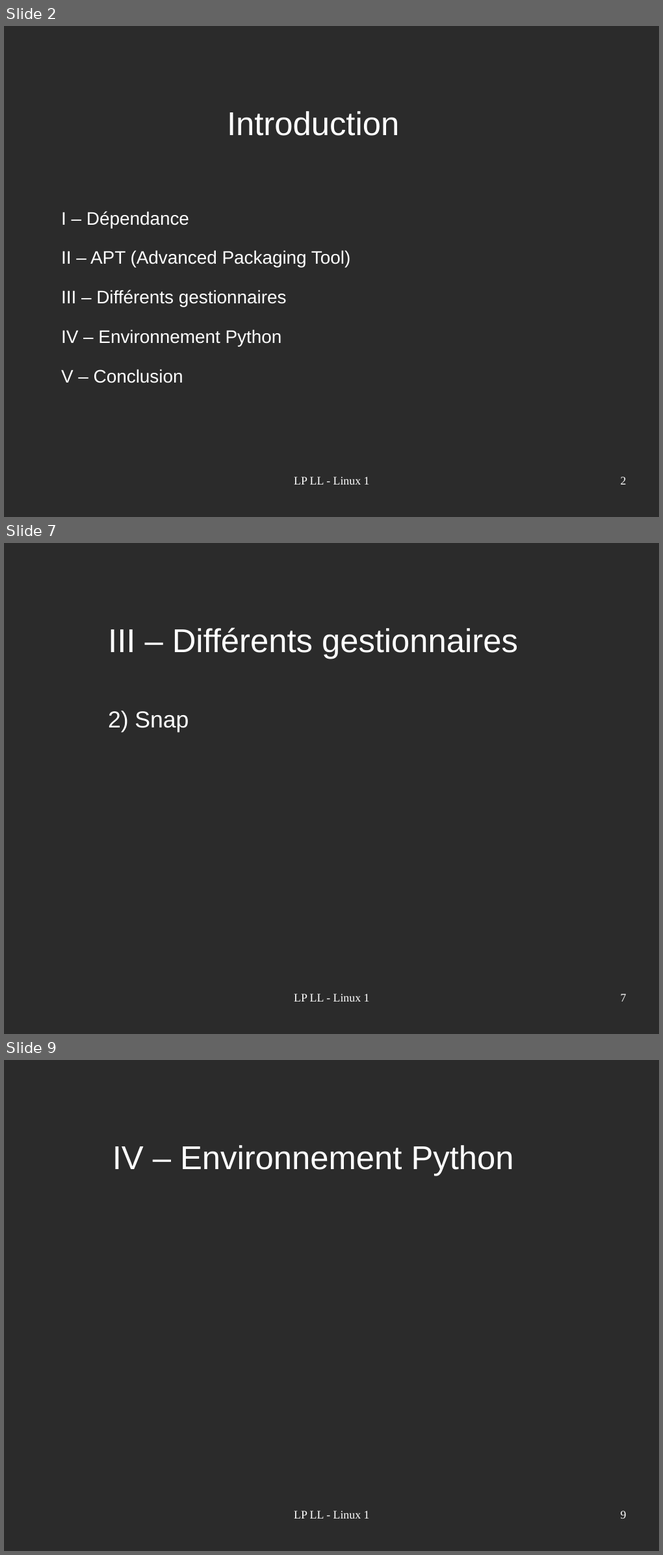
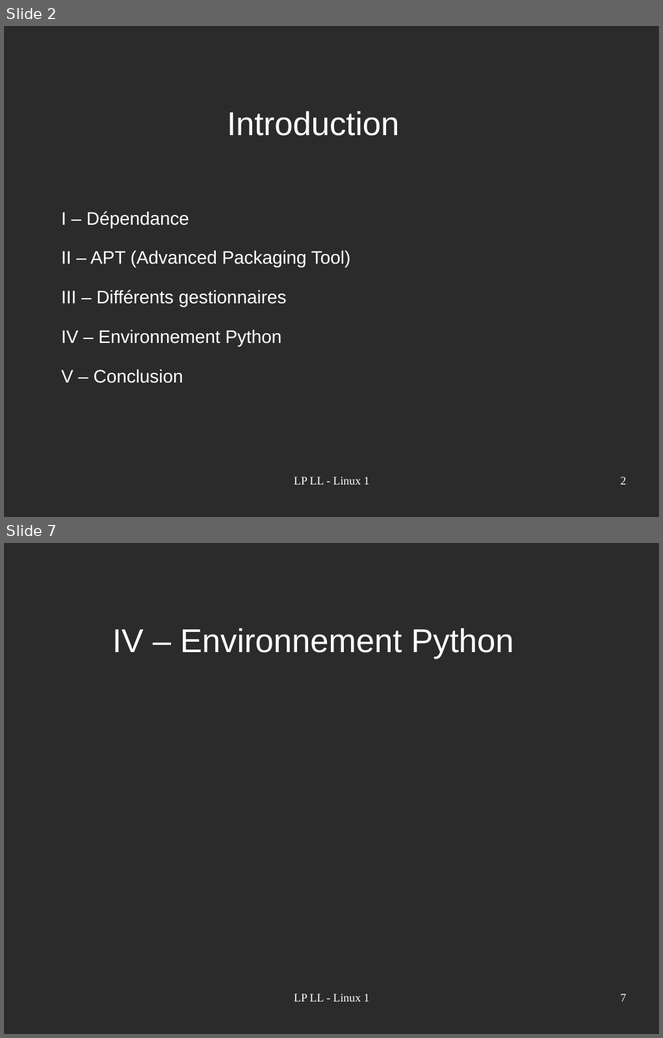
Before and after one commit to acherruau/projetlinux, a slide deck: Linux.odp. Shown one above the other, each under a label of ours: slides 2, 7 and 9 before the commit, slides 2 and 7 after it; the slides between them are not shown. The pictures are 663x1555 and 663x1038 pixels, drawn with LibreOffice and Linux fonts; fonts in the diff are those of the drawing; background and template pictures are left out; a plain dark background stands for a picture behind light text. Boxes give left, top, right and bottom in pixels: in the first picture for what was removed or moved away, otherwise in the second. Text is boxed around its words. In the diff, an @@ line names an element or a change of style, - is before the commit and + after.

```diff
--- a/Linux.odp
+++ b/Linux.odp
@@ slide 7 removed at <box>4,543,659,1034</box>, background picture (left out) @@
@@ text removed at <box>108,627,518,659</box> @@
-III – Différents gestionnaires
@@ text removed at <box>108,711,189,733</box> @@
-2) Snap
@@ text removed at <box>294,994,370,1002</box> @@
-LP LL - Linux 1
@@ page number removed at <box>621,994,627,1002</box> @@
-7
@@ what was slide 9 is now slide 7 @@
@@ page number at <box>621,994,627,1002</box>: text changed @@
-9
+7
```
Also in this commit, not shown: 4 slides changed, 1 other slide removed.
